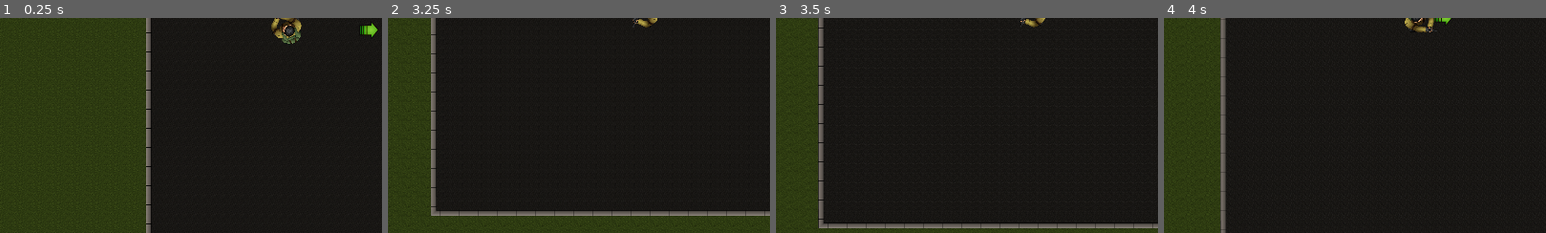
Above: before the commit, frames 1-4 (left to right).
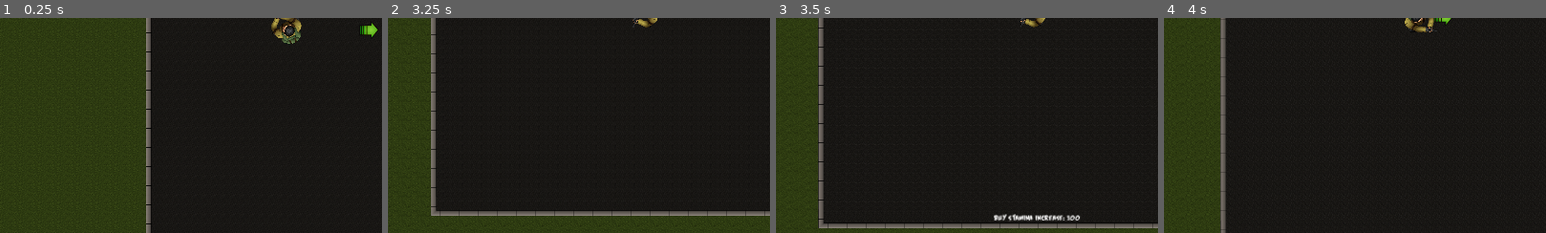
Above: after the commit, the same moments.

Repository: seffa1/ZombieGameRefactor
Game: Godot game, scene res://Main/Game.tscn
Same seed, same stepped clock (60 frames per second), same inputs: the game is played once before the commit and once after it.
Inputs (mouse positions are % of the whole screen's width and height, from its top left):
- Up to frame 1 (0.25 s): no input
- Up to frame 2 (3.25 s): move the mouse to (72, 45) at 0.52 s; press the mouse at (72, 45) at 0.53 s; hold D (move_right) 0.53-1.28 s; move the mouse to (30, 55) at 1.27 s; release the mouse at (30, 55) at 1.28 s; hold S (move_down) 1.28-2.03 s; tap Shift (sprint) at 1.35, 2.85 s; move the mouse to (60, 28) at 2.02 s; press the mouse at (60, 28) at 2.03 s; hold D (move_right) 2.03-2.78 s; move the mouse to (45, 70) at 2.77 s; release the mouse at (45, 70) at 2.78 s; hold W (move_up) from 2.78 s (still down)
- Up to frame 3 (3.5 s): keep holding W (move_up)
- Up to frame 4 (4 s): move the mouse to (80, 65) at 3.52 s; release W (move_up) at 3.53 s; press the mouse at (80, 65) at 3.53 s; hold A (move_left) from 3.53 s (still down)
The pictures show only the part of the screen within x 16-66%, y 50-100%; the shares and areas given below are measured in that part.

Frames 1-2 are identical in both runs. In frame 3, 0.5% of the frame differs, in the area x 57-80%, y 91-95%; in frame 4, nothing differs.

Commit message:
interactable log done

Diff:
--- a/Main/Game.tscn
+++ b/Main/Game.tscn
@@ -8,6 +8,7 @@
 [ext_resource type="Theme" uid="uid://b465nj0tesjok" path="res://UI/themes/Game.tres" id="5_0uk56"]
 [ext_resource type="PackedScene" uid="uid://c1w4ofsu4cj68" path="res://Debug/PlayerStats.tscn" id="5_1ag6a"]
 [ext_resource type="PackedScene" uid="uid://bn822g2rnel5j" path="res://UI/HUD/PlayerLog.tscn" id="6_nxyvm"]
+[ext_resource type="PackedScene" uid="uid://cwvdxwpmd6hig" path="res://UI/HUD/InteractableLog.tscn" id="9_8tr1y"]
 
 [sub_resource type="TileSetAtlasSource" id="TileSetAtlasSource_11j7o"]
 texture = ExtResource("3_kcb3r")
@@ -80,6 +81,7 @@
 
 [node name="PerkIncreaseStamina" parent="GameWorld/PurchasablesContainer" instance=ExtResource("2_m0mp8")]
 position = Vector2(620, 151)
+purchasable_name = "Stamina Increase"
 
 [node name="TileMap" type="TileMap" parent="GameWorld"]
 tile_set = SubResource("TileSet_oixer")
@@ -137,6 +139,8 @@
 
 [node name="PlayerLog" parent="UI" instance=ExtResource("6_nxyvm")]
 
+[node name="InteractableLog" parent="UI" instance=ExtResource("9_8tr1y")]
+
 [connection signal="player_money_change" from="GameWorld/Player" to="UI/PlayerStats" method="_on_player_player_money_change"]
 [connection signal="player_position_change" from="GameWorld/Player" to="UI/PlayerStats" method="_on_player_player_position_change"]
 [connection signal="player_rotation_change" from="GameWorld/Player" to="UI/PlayerStats" method="_on_player_player_rotation_change"]
--- a/Player/Player.tscn
+++ b/Player/Player.tscn
@@ -101,5 +101,7 @@
 
 [node name="CameraTransform" type="RemoteTransform2D" parent="."]
 
+[connection signal="area_entered" from="PurchasableDetector" to="PurchasableDetector" method="_on_area_entered"]
+[connection signal="area_exited" from="PurchasableDetector" to="PurchasableDetector" method="_on_area_exited"]
 [connection signal="body_entered" from="PurchasableDetector" to="PurchasableDetector" method="_on_body_entered"]
 [connection signal="body_exited" from="PurchasableDetector" to="PurchasableDetector" method="_on_body_exited"]
--- a/Player/purchasable_detector.gd
+++ b/Player/purchasable_detector.gd
@@ -6,10 +6,11 @@
 
 @onready var purchasable = null
 
-func _on_body_entered(body):
-	purchasable = body
-	Events.emit_signal("update_interactable_log", body.get_interactable_message())
+func _on_area_entered(area):
+	purchasable = area
+	Events.emit_signal("update_interactable_log", area.get_interactable_message())
+	print(purchasable.get_interactable_message())
 
-func _on_body_exited(body):
+func _on_area_exited(area):
 	purchasable = null
 	Events.emit_signal("update_interactable_log", "")
--- a/World/purchasables/purchasable.gd
+++ b/World/purchasables/purchasable.gd
@@ -3,8 +3,6 @@
 """
 Base class used by all weapons/equipment/perks/traps/etc. that can be purchased by the player.
 """
-
-
 
 @export var purchasable_cost: int = 0
 @export var purchasable_name: String = ""  # Used by the interactable log
Not shown: 1 places in Main/Game.tscn that only renumber resources
